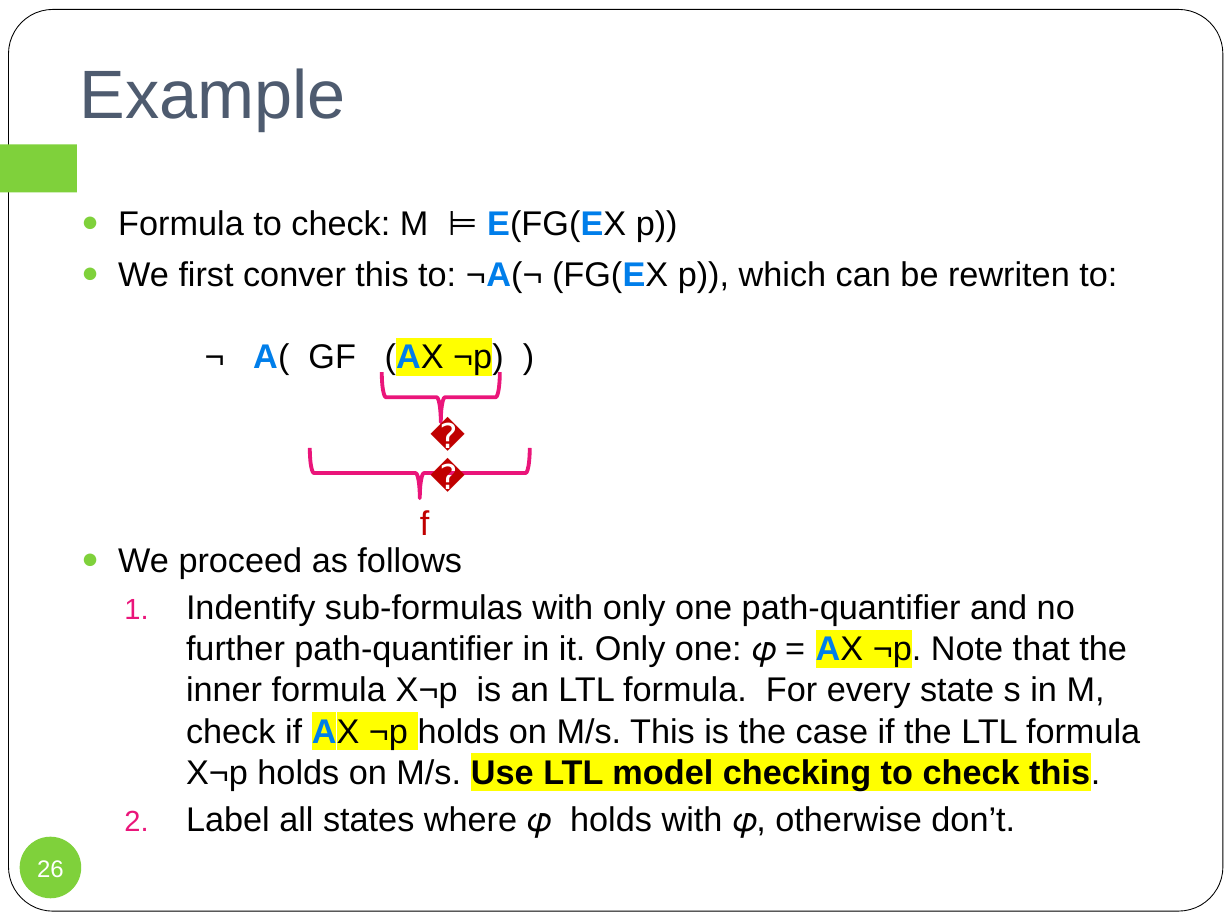
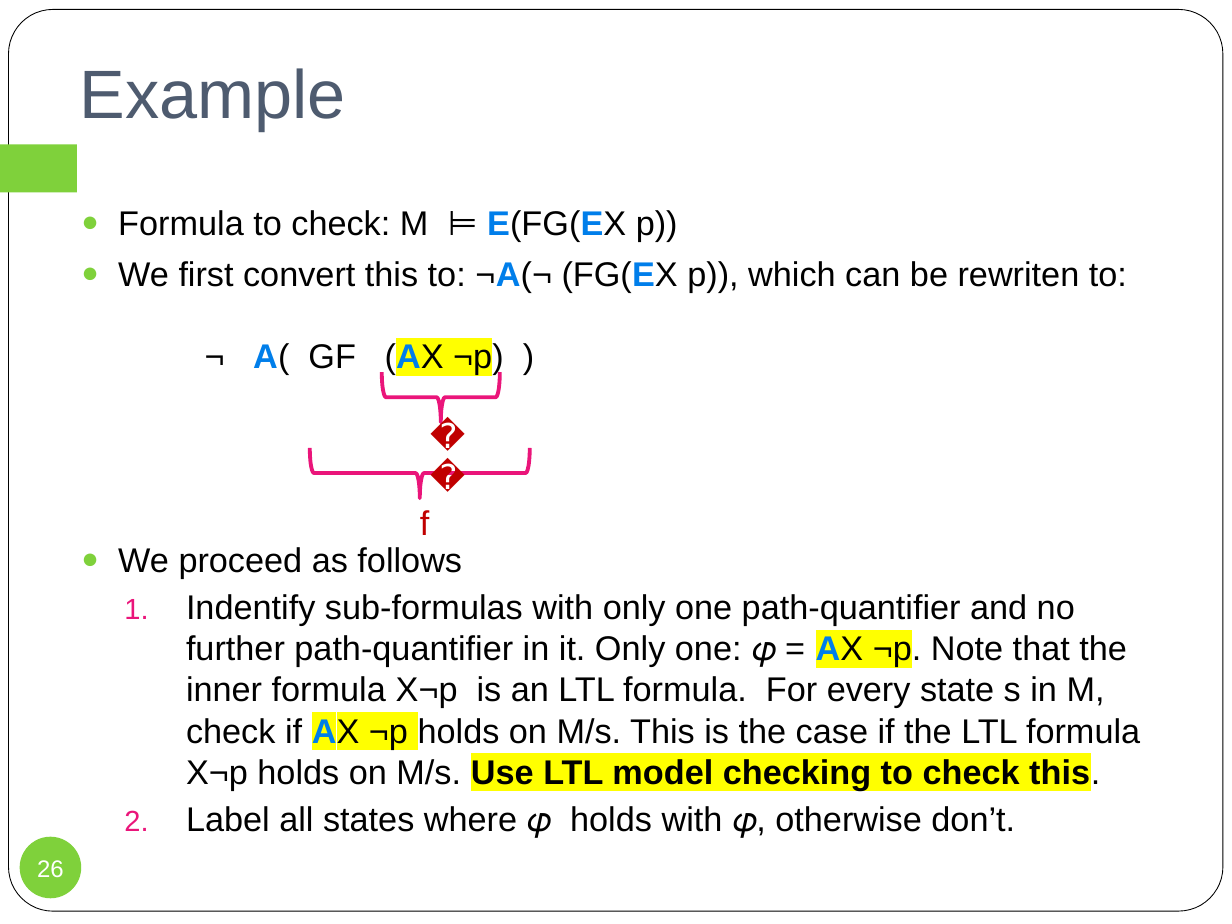
Before and after one commit to wooshrow/infopv, a slide deck: slide 26 of slides/PV_smc.pptx. Drawn at 1232x924 pixels with LibreOffice and Linux fonts; fonts in the diff are those of the drawing. Boxes give left, top, right and bottom in pixels: in the first picture for what was removed or moved away, otherwise in the second. Text is boxed around its words. In the diff, an @@ line names an element or a change of style, - is before the commit and + after.

```diff
--- a/slides/PV_smc.pptx
+++ b/slides/PV_smc.pptx
@@ text at bbox=[118, 261, 1127, 375]: text changed @@
-● We first conver this to: ¬A(¬ (FG(EX p)), which can be rewriten to:
-  ¬ A( GF (AX ¬p) )
+● We first convert this to: ¬A(¬ (FG(EX p)), which can be rewriten to:
+  ¬ A( GF (AX ¬p) )
```
Also in this commit, not shown: 5 other slides changed, 3 other files.
